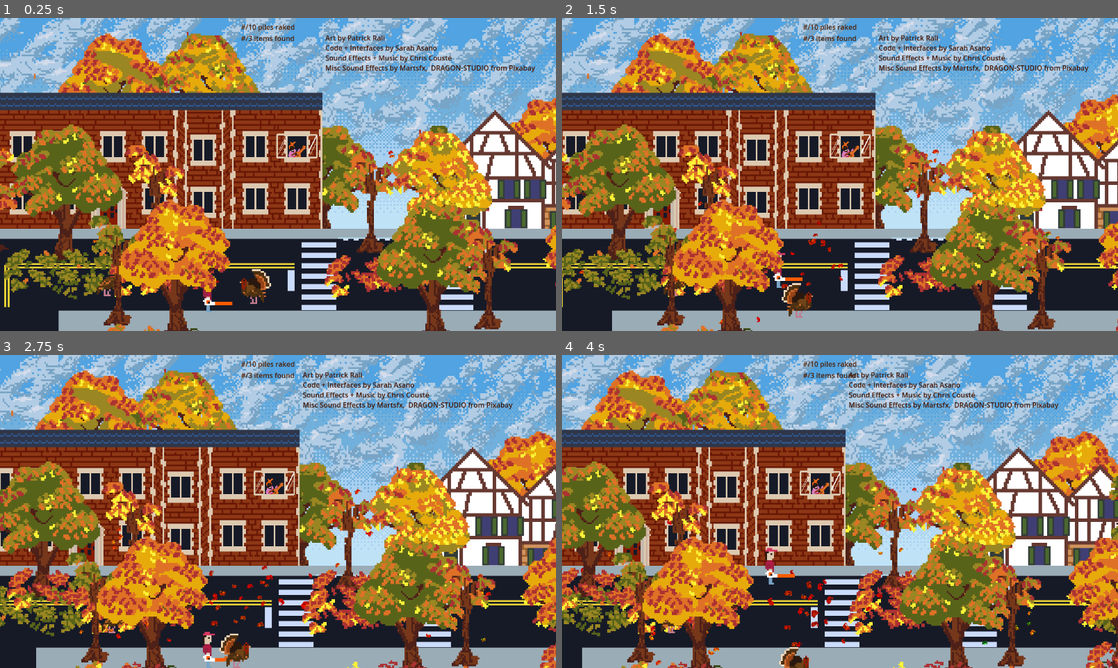
Above: before the commit, frames 1-4 (two rows, left to right).
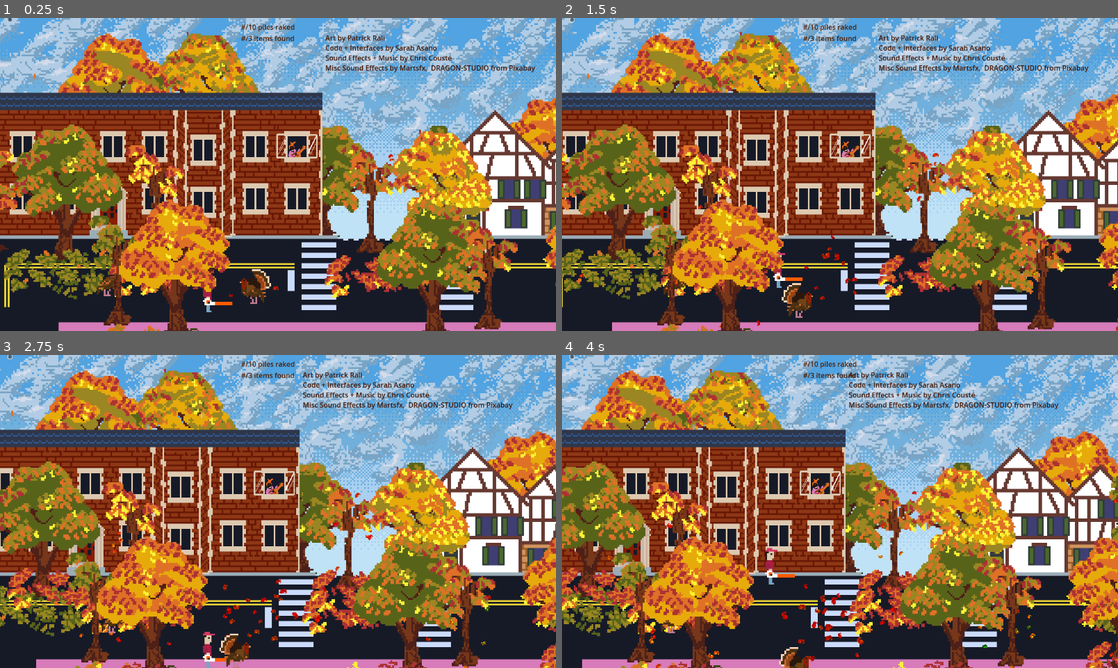
Above: after the commit, the same moments.

Repository: firelighted/cozyjam2025
Game: Godot game, scene res://src/scenes_scripts/main.tscn
Two runs of this game, one before a commit and one after it. Both use one fixed random seed, a clock stepped at 60 frames per second and the inputs below.
Inputs (mouse positions are in pixels of both pictures, inside the frame that each line leads up to):
- Up to frame 1 (0.25 s): no input
- Up to frame 2 (1.5 s): click (573, 21) at 0.52 s; tap Enter (ui_accept) at 1.25 s; hold Right (ui_right) from 1.28 s (still down)
- Up to frame 3 (2.75 s): tap Enter (ui_accept) at 1.52, 2.27 s; release Right (ui_right) at 2.03 s; hold Down (ui_down) from 2.03 s (still down)
- Up to frame 4 (4 s): release Down (ui_down) at 2.78 s; hold Right (ui_right) 2.78-3.53 s; hold Up (ui_up) from 3.53 s (still down); tap Enter (ui_accept) at 3.77 s

The runs differ from the first frame. In frame 1, 7.3% of the frame differs, in the area x 0-100%, y 0-100%; in frame 2, 7.1%; in frame 3, 6.9%; in frame 4, 8.5%.

Commit message:
minor positions

Diff:
--- a/assets/speech.tres
+++ b/assets/speech.tres
@@ -4,4 +4,4 @@
 
 [resource]
 atlas = ExtResource("1_qg2hl")
-region = Rect2(0.61853, 1500.07, 267.742, 100.403)
+region = Rect2(0.61853, 1500.07, 267.742, 99.9292)
--- a/src/scenes_scripts/falltree.tscn
+++ b/src/scenes_scripts/falltree.tscn
@@ -1,6 +1,7 @@
-[gd_scene load_steps=11 format=3 uid="uid://dr6cg0e2dyoek"]
+[gd_scene load_steps=13 format=3 uid="uid://dr6cg0e2dyoek"]
 
 [ext_resource type="Texture2D" uid="uid://d2p5dv66hjjt2" path="res://assets/tree1.tres" id="1_4u5mn"]
+[ext_resource type="Shader" uid="uid://dtkvsbwf1tw0m" path="res://src/scenes_scripts/treesway.gdshader" id="1_x7jtb"]
 [ext_resource type="Texture2D" uid="uid://dbxbcrcqaqymd" path="res://assets/pile0.tres" id="2_puh36"]
 [ext_resource type="Script" uid="uid://ddvoedw38pbds" path="res://src/scenes_scripts/FallTree.gd" id="2_ronpq"]
 [ext_resource type="Texture2D" uid="uid://2wht4b3bl3pj" path="res://assets/leaf.tres" id="3_85mx4"]
@@ -8,6 +9,18 @@
 [ext_resource type="Texture2D" uid="uid://bg471wtgpu5ow" path="res://assets/pile2.tres" id="6_pd3t2"]
 [ext_resource type="Texture2D" uid="uid://c2cxnn0rl5y71" path="res://assets/pile3.tres" id="7_r0rwh"]
 [ext_resource type="Texture2D" uid="uid://cncbmag4j43bi" path="res://assets/pile4.tres" id="8_x7jtb"]
+
+[sub_resource type="ShaderMaterial" id="ShaderMaterial_0ln1d"]
+shader = ExtResource("1_x7jtb")
+shader_parameter/speed = 1.0
+shader_parameter/minStrength = 0.05
+shader_parameter/maxStrength = 0.01
+shader_parameter/strengthScale = 100.0
+shader_parameter/interval = 3.5
+shader_parameter/detail = 1.0
+shader_parameter/distortion = 0.0
+shader_parameter/heightOffset = 0.0
+shader_parameter/offset = 0.0
 
 [sub_resource type="Gradient" id="Gradient_ne0no"]
 offsets = PackedFloat32Array(0, 0.886667, 1)
@@ -18,11 +31,12 @@
 
 [node name="FallTree" type="Sprite2D"]
 y_sort_enabled = true
+material = SubResource("ShaderMaterial_0ln1d")
 texture = ExtResource("1_4u5mn")
 script = ExtResource("2_ronpq")
 
 [node name="FallParticles" type="CPUParticles2D" parent="."]
-position = Vector2(-2, -63)
+position = Vector2(-2, -55)
 texture = ExtResource("3_85mx4")
 explosiveness = 0.41
 emission_shape = 3
--- a/src/scenes_scripts/main.tscn
+++ b/src/scenes_scripts/main.tscn
@@ -118,11 +118,13 @@
 offset = Vector2(1600, 100)
 
 [node name="Sidwalk" type="Sprite2D" parent="Background"]
+visible = false
 position = Vector2(1561.25, 208.419)
 scale = Vector2(50.7266, 7.19102)
 texture = SubResource("GradientTexture2D_rvmg3")
 
 [node name="RoadSprite3" type="Sprite2D" parent="Background"]
+visible = false
 position = Vector2(1533, -199.694)
 scale = Vector2(45.4023, 0.32207)
 texture = SubResource("GradientTexture2D_rvmg3")
@@ -262,7 +264,7 @@
 [node name="Camera2D" type="Camera2D" parent="CharacterBody2D"]
 position = Vector2(144, 0)
 limit_left = 0
-limit_top = -170
+limit_top = 0
 limit_right = 3200
 limit_bottom = 725
 position_smoothing_enabled = true
@@ -350,6 +352,11 @@
 text = "#/10 piles raked
 #/3 items found"
 
+[node name="Button" type="Button" parent="Control"]
+offset_left = 19.0
+offset_right = 27.0
+offset_bottom = 8.0
+
 [node name="Turkey" parent="." instance=ExtResource("11_wjbgh")]
 position = Vector2(739, 617)
 
--- a/src/scenes_scripts/player2d.gd
+++ b/src/scenes_scripts/player2d.gd
@@ -63,7 +63,6 @@
 	if Input.is_action_just_pressed("ui_accept"):
 		#$CharSprite.position.y += JUMP_VELOCITY * delta
 		$AnimationPlayer.play("jump")
-
 	move_and_slide()
 	sprite_blower_update(direction_topdown)
 
@@ -74,9 +73,8 @@
 		leafblow.orbit_velocity_max = direction + 1
 		leafblow.orbit_velocity_min = direction
 		leafblow.direction.x = direction
-		leafblow.position = position + Vector2(32 * direction, -32)
+		leafblow.position = position + Vector2(64 * direction, 0)
 		$CharSprite.scale = Vector2(direction, 1)
-
 
 
 func _on_player_detect_body_entered(body: Node2D) -> void:
@@ -86,7 +84,7 @@
 	%d/%d items found" % [piles_found, special_items_found, special_items_total]
 	body.get_parent().collect()
 	leafblow.amount = MAX_LEAVES_BLOWN
-	pile_audio.play()
+	#pile_audio.play()
 	if randf() < 0.1:
 		found_lost_item()
 
--- /dev/null
+++ b/src/scenes_scripts/treesway.gdshader
@@ -0,0 +1,43 @@
+// original wind shader from https://github.com/Maujoe/godot-simple-wind-shader-2d/tree/master/assets/maujoe.simple_wind_shader_2d
+// original script modified by HungryProton so that the assets are moving differently : https://pastebin.com/VL3AfV8D
+//
+// speed - The speed of the wind movement.
+// minStrength - The minimal strength of the wind movement.
+// maxStrength - The maximal strength of the wind movement.
+// strengthScale - Scalefactor for the wind strength.
+// interval - The time between minimal and maximal strength changes.
+// detail - The detail (number of waves) of the wind movement.
+// distortion - The strength of geometry distortion.
+// heightOffset - The height where the wind begins to move. By default 0.0.
+
+shader_type canvas_item;
+render_mode blend_mix;
+
+// Wind settings.
+uniform float speed = 1.0;
+uniform float minStrength : hint_range(0.0, 1.0) = 0.05;
+uniform float maxStrength : hint_range(0.0, 1.0) = 0.01;
+uniform float strengthScale = 100.0;
+uniform float interval = 3.5;
+uniform float detail = 1.0;
+uniform float distortion : hint_range(0.0, 1.0);
+uniform float heightOffset : hint_range(0.0, 1.0);
+
+// With the offset value, you can if you want different moves for each asset. Just put a random value (1, 2, 3) in the editor. Don't forget to mark the material as unique if you use this
+uniform float offset = 0;
+
+
+float getWind(vec2 vertex, vec2 uv, float time){
+    float diff = pow(maxStrength - minStrength, 2.0);
+    float strength = clamp(minStrength + diff + sin(time / interval) * diff, minStrength, maxStrength) * strengthScale;
+    float wind = (sin(time) + cos(time * detail)) * strength * max(0.0, (1.0-uv.y) - heightOffset);
+
+    return wind;
+}
+
+void vertex() {
+    vec2 pos = UV * vec2(0.0, 1.0);
+    float time = TIME * speed + offset;
+    //float time = TIME * speed + pos.x * pos.y  ; not working when moving...
+    VERTEX.x += getWind(VERTEX.xy, UV, time);
+}
Not shown, added: src/scenes_scripts/treesway.gdshader.uid
